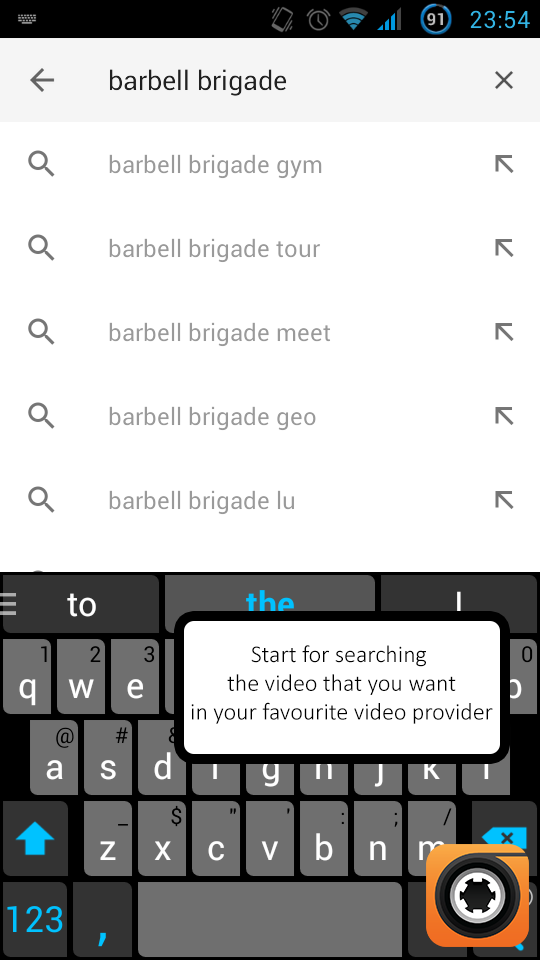
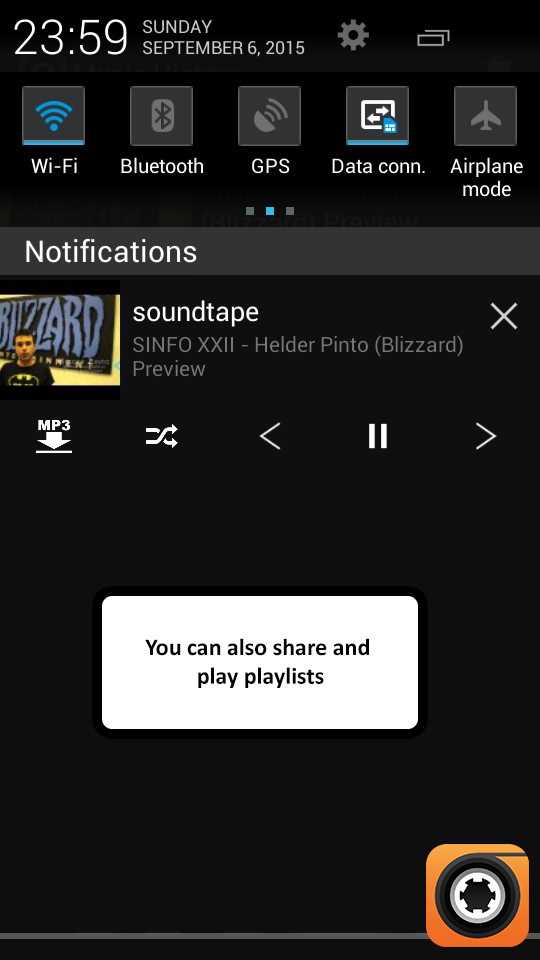
Revision of a layered 540x960 image; what changed, layer by layer:
added group "5" with 3 layers above "4" over [0, 3, 540, 960]
added layer "2 copy 7" in group "5" over [145, 638, 369, 688]
added layer "2 copy 6" in group "5" over [102, 596, 418, 729]
added layer "Layer 1" in group "5" over [0, 3, 540, 960]
added group "4" with 3 layers above "3" over [0, 3, 540, 960]
added layer "2 copy 5" in group "4" over [141, 651, 380, 673]
added layer "2 copy 4" in group "4" over [102, 596, 418, 729]
added layer "Screenshot_2015-09-06-23-58-04" in group "4" over [0, 3, 540, 960]
added group "3" with 4 layers above "2" over [0, 3, 540, 960]
added layer "2 copy 3" in group "3" over [392, 304, 496, 437]
added layer "2 copy 2" in group "3" over [72, 293, 297, 372]
added layer "2 copy" in group "3" over [26, 265, 342, 398]
added layer "Screenshot_2015-09-06-23-56-46" in group "3" over [0, 3, 540, 960]
added group "2" (1st of 8) with 7 layers above "1" over [0, 3, 540, 960]
added layer "2" (2nd of 8, in "2") in group "2" over [167, 486, 199, 533]
added layer "2" (4th of 8, in "2") in group "2" over [143, 450, 276, 554]
added layer "2" (5th of 8, in "2") in group "2" over [436, 132, 540, 265]
added layer "2" (6th of 8, in "2") in group "2" over [264, 662, 420, 712]
added layer "2" (7th of 8, in "2") in group "2" over [184, 621, 500, 754]
added layer "2" (8th of 8, in "2") in group "2" over [0, 3, 540, 960]
added group "1" (1st of 4) with 3 layers over [0, 3, 540, 960]
renamed "Start for searching the video that you want in your favourite" to "1", moved it into group "1", painted on it over [187, 645, 501, 724]
renamed "Rounded Rectangle 1" to "1", moved it into group "1" over [184, 621, 500, 754]
renamed "Background" to "1", moved it into group "1" over [0, 3, 540, 960]
…and 1 more changes (1 added)
